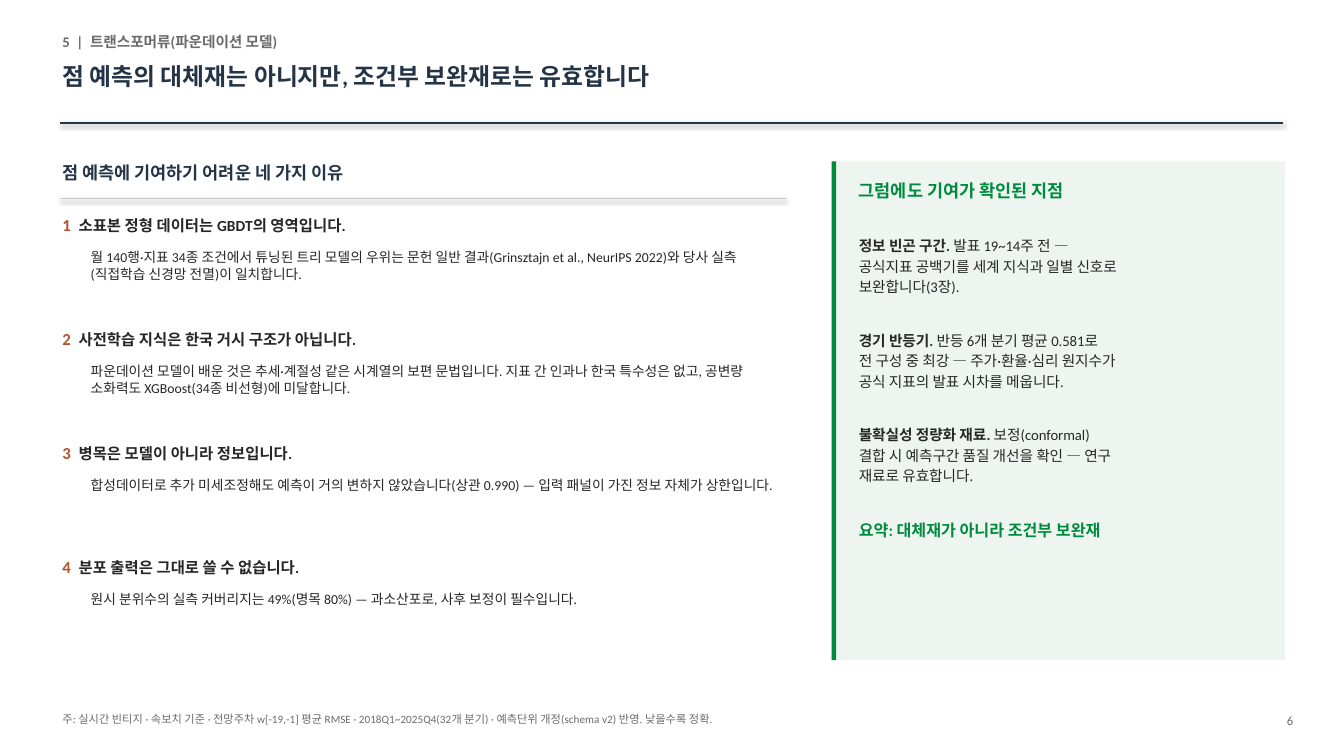
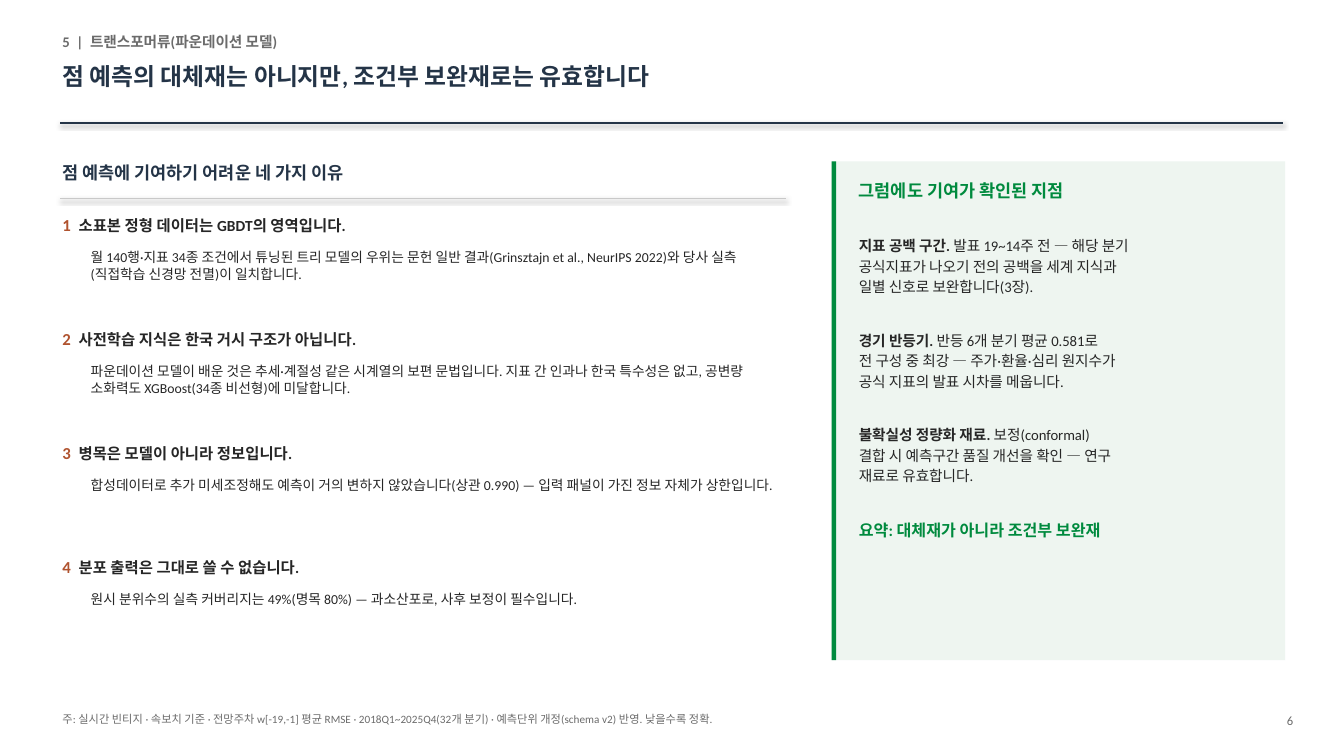
Before and after one commit to shezgone/bistro-lstm, a slide deck: slide 6 of docs/GDP_Nowcasting_종합리포트_한은_2026-08-10.pptx. Drawn at 1344x756 pixels with LibreOffice and Linux fonts; fonts in the diff are those of the drawing. Boxes give left, top, right and bottom in pixels: in the first picture for what was removed or moved away, otherwise in the second. Text is boxed around its words. In the diff, an @@ line names an element or a change of style, - is before the commit and + after.

```diff
--- a/docs/GDP_Nowcasting_종합리포트_한은_2026-08-10.pptx
+++ b/docs/GDP_Nowcasting_종합리포트_한은_2026-08-10.pptx
@@ text at <box>859,238,1129,294</box>: text changed @@
-정보 빈곤 구간. 발표 19~14주 전 —
-공식지표 공백기를 세계 지식과 일별 신호로
-보완합니다(3장).
+지표 공백 구간. 발표 19~14주 전 — 해당 분기
+공식지표가 나오기 전의 공백을 세계 지식과
+일별 신호로 보완합니다(3장).
```
Also in this commit, not shown: 4 other slides changed, 4 other files.
